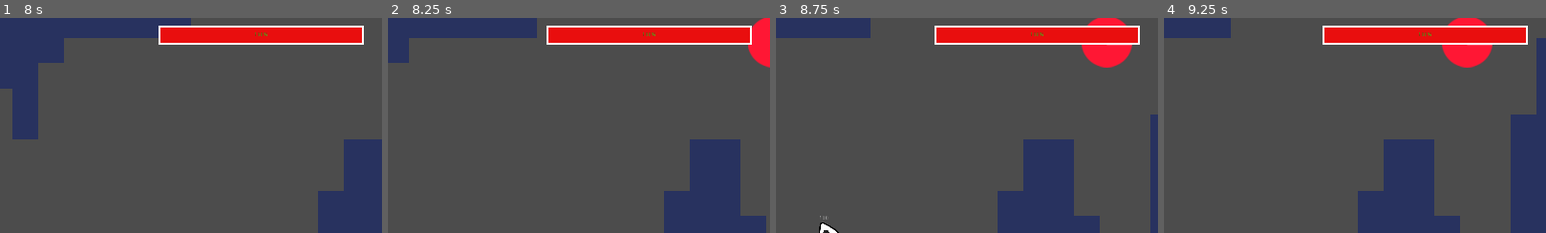
Above: before the commit, frames 1-4 (left to right).
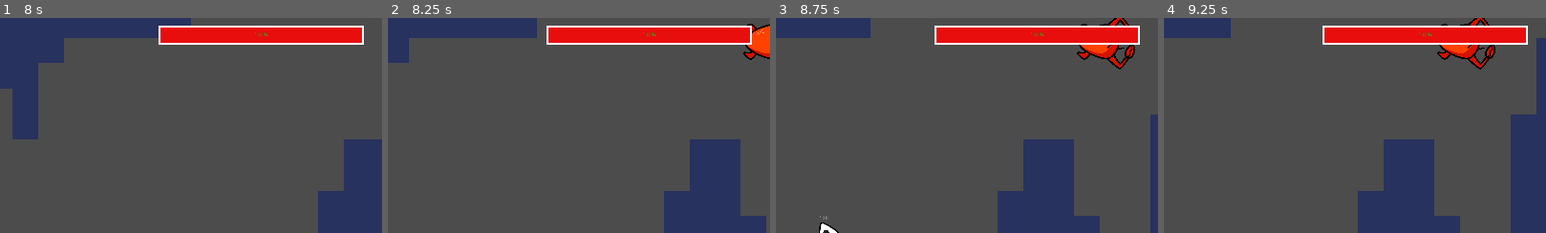
Above: after the commit, the same moments.

Repository: Addcrypto/Bit-Cookie
Game: Godot game, scene res://src/menus/MainMenu.tscn
The game is run twice, just before and just after one commit, with the same random seed, the same clock (stepped at 60 frames per second) and the same inputs.
Inputs (mouse positions are % of the whole screen's width and height, from its top left):
- Up to frame 1 (8 s): click "New Game" at 0.5 s; tap Enter at 1.25 s; move the mouse to (45, 70) at 1.27 s; press the mouse at (45, 70) at 1.28 s; hold D (move_right) 1.28-2.78 s; tap Space (jump) at 1.52, 2.27, 3.77, 4.52, 5.27, 6.77, 7.52 s; move the mouse to (80, 65) at 2.02 s; release the mouse at (80, 65) at 2.03 s; click (80, 65) at 2.1 s; move the mouse to (20, 35) at 2.77 s; hold Shift (sprint) 2.78-3.53 s; hold A (move_left) 2.78-5.03 s; click (20, 35) at 3.05 s; move the mouse to (55, 50) at 3.52 s; click (55, 50) at 3.6 s; move the mouse to (35, 25) at 4.27 s; press the mouse at (35, 25) at 4.28 s; move the mouse to (72, 45) at 5.02 s; release the mouse at (72, 45) at 5.03 s; hold D (move_right) from 5.03 s (still down); tap Shift (sprint) at 5.1 s; click (72, 45) at 5.3 s; move the mouse to (30, 55) at 5.77 s; press the mouse at (30, 55) at 5.78 s; move the mouse to (60, 28) at 6.52 s; release the mouse at (60, 28) at 6.53 s; click (60, 28) at 6.6 s; move the mouse to (45, 70) at 7.27 s; hold Shift (sprint) from 7.28 s (still down); click (45, 70) at 7.55 s
- Up to frame 2 (8.25 s): keep holding D (move_right); move the mouse to (80, 65) at 8.02 s; release Shift (sprint) at 8.03 s; click (80, 65) at 8.1 s
- Up to frame 3 (8.75 s): keep holding D (move_right); tap Space (jump) at 8.27 s
- Up to frame 4 (9.25 s): move the mouse to (20, 35) at 8.77 s; release D (move_right) at 8.78 s; press the mouse at (20, 35) at 8.78 s; hold A (move_left) from 8.78 s (still down)
The pictures show only the part of the screen within x 50-100%, y 0-50%; the shares and areas given below are measured in that part.

Frame 1 is identical in both runs. In frame 2, 1.1% of the frame differs, in the area x 93-100%, y 0-24%; in frame 3, 1.6%; in frame 4, 1.6%, in the area x 71-87%, y 0-24%.

Commit message:
Flying enemy now has graphics

Diff:
--- a/src/prefabs/Enemies/FlyingEnemy.tscn
+++ b/src/prefabs/Enemies/FlyingEnemy.tscn
@@ -1,9 +1,37 @@
-[gd_scene load_steps=10 format=2]
+[gd_scene load_steps=14 format=2]
 
-[ext_resource path="res://assets/enemies/DebugFlyingEnemy.png" type="Texture" id=1]
+[ext_resource path="res://assets/enemies/FlyingEnemy.png" type="Texture" id=1]
 [ext_resource path="res://src/scripts/FlyingEnemy.gd" type="Script" id=2]
 [ext_resource path="res://src/prefabs/Hurtbox.tscn" type="PackedScene" id=3]
 [ext_resource path="res://src/prefabs/Hitbox.tscn" type="PackedScene" id=4]
+
+[sub_resource type="AtlasTexture" id=8]
+flags = 4
+atlas = ExtResource( 1 )
+region = Rect2( 0, 0, 512, 512 )
+
+[sub_resource type="AtlasTexture" id=11]
+flags = 4
+atlas = ExtResource( 1 )
+region = Rect2( 512, 0, 512, 512 )
+
+[sub_resource type="AtlasTexture" id=12]
+flags = 4
+atlas = ExtResource( 1 )
+region = Rect2( 512, 0, 512, 512 )
+
+[sub_resource type="SpriteFrames" id=10]
+animations = [ {
+"frames": [ SubResource( 8 ), SubResource( 11 ) ],
+"loop": true,
+"name": "idle",
+"speed": 1.0
+}, {
+"frames": [ SubResource( 12 ) ],
+"loop": true,
+"name": "shoot",
+"speed": 5.0
+} ]
 
 [sub_resource type="CircleShape2D" id=5]
 radius = 64.1249
@@ -27,9 +55,12 @@
 shoot_cooldown = 0.5
 bullet_speed = 1000.0
 
-[node name="Sprite" type="Sprite" parent="."]
-scale = Vector2( 0.5, 0.5 )
-texture = ExtResource( 1 )
+[node name="Sprite" type="AnimatedSprite" parent="."]
+scale = Vector2( 0.3, 0.3 )
+frames = SubResource( 10 )
+animation = "idle"
+frame = 1
+playing = true
 
 [node name="CollisionShape2D" type="CollisionShape2D" parent="."]
 shape = SubResource( 5 )
--- a/src/scripts/FlyingEnemy.gd
+++ b/src/scripts/FlyingEnemy.gd
@@ -16,6 +16,8 @@
 var Player = null
 var DArea = null
 var InRange = null
+
+onready var sprite = $Sprite
 
 func _ready():
     if get_tree().has_group("Nav"):
Binary file added: assets/enemies/FlyingEnemy.png
Not shown, added: assets/enemies/FlyingEnemy.png.import
Not shown, changed: assets/Sketchpage.afdesign
